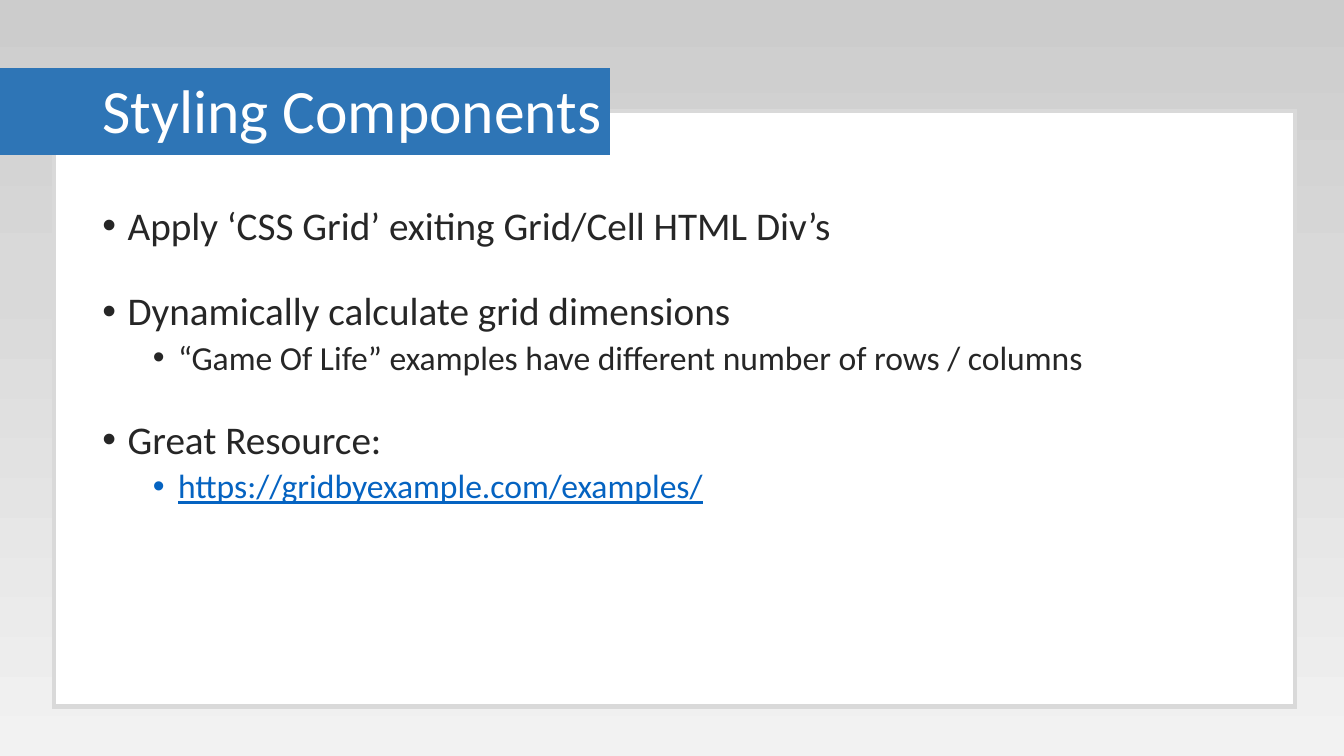
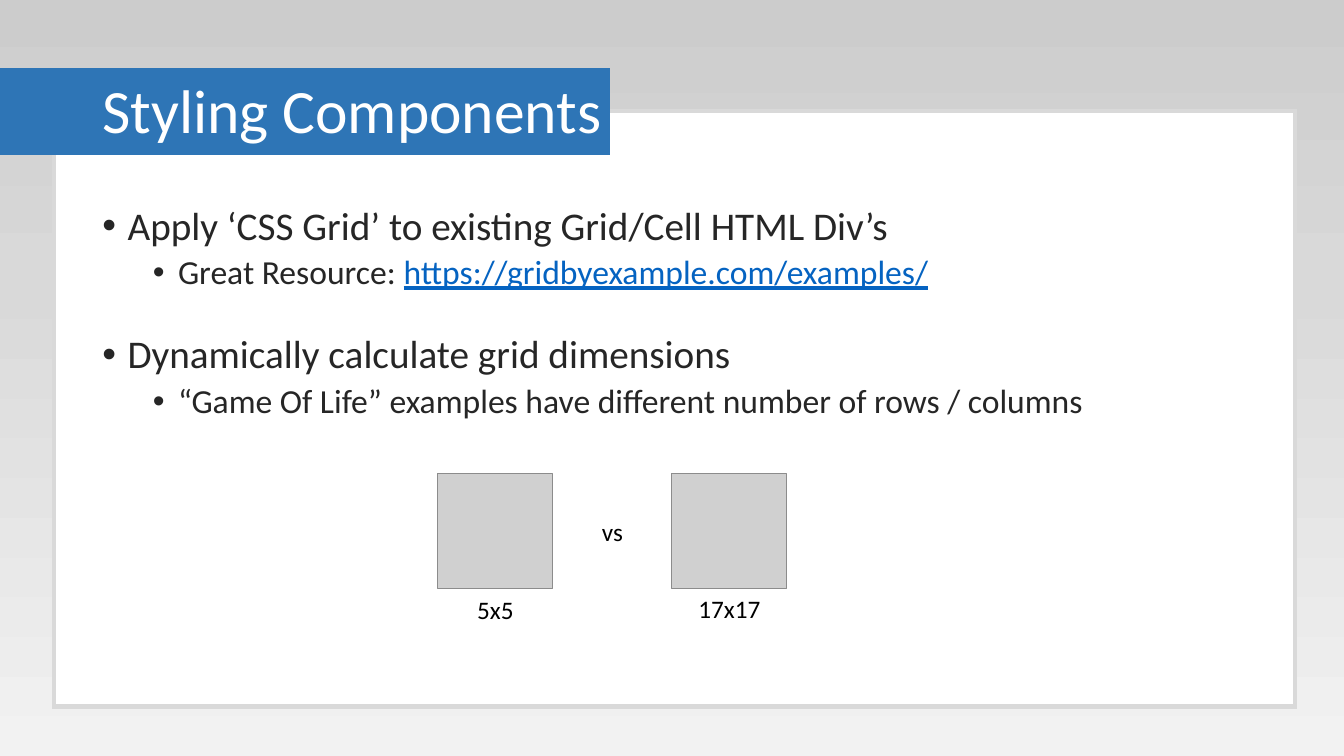
Before and after one commit to Paul-Hadfield/GameOfLife-Talk, a slide deck: slide 30 of Game Of Life Presentation.pptx (slide 19 before the commit). Drawn at 1344x756 pixels with LibreOffice and Linux fonts; fonts in the diff are those of the drawing; grey boxes stand for pictures. Boxes give left, top, right and bottom in pixels: in the first picture for what was removed or moved away, otherwise in the second. Text is boxed around its words. In the diff, an @@ line names an element or a change of style, - is before the commit and + after.

```diff
--- a/Game Of Life Presentation.pptx
+++ b/Game Of Life Presentation.pptx
@@ text at (x1=128, y1=212, x2=929, y2=290): text changed; size 28 to 24 pt @@
-• Apply ‘CSS Grid’ exiting Grid/Cell HTML Div’s
+• Apply ‘CSS Grid’ to existing Grid/Cell HTML Div’s
+  • Great Resource: https://gridbyexample.com/examples/
@@ text at (x1=128, y1=428, x2=703, y2=504): paragraphs removed @@
-• Great Resource:
-  • https://gridbyexample.com/examples/
@@ picture added at (x1=438, y1=474, x2=553, y2=589) @@
@@ picture added at (x1=673, y1=474, x2=787, y2=589) @@
@@ text added at (x1=602, y1=528, x2=623, y2=542), 18 pt, text #000000 @@
+vs
@@ text added at (x1=477, y1=602, x2=513, y2=619), 18 pt, text #000000 @@
+5x5
@@ text added at (x1=698, y1=601, x2=760, y2=618), 18 pt, text #000000 @@
+17x17
```
Also in this commit, not shown: 8 other slides changed, 19 slides added, 1 slide removed.
